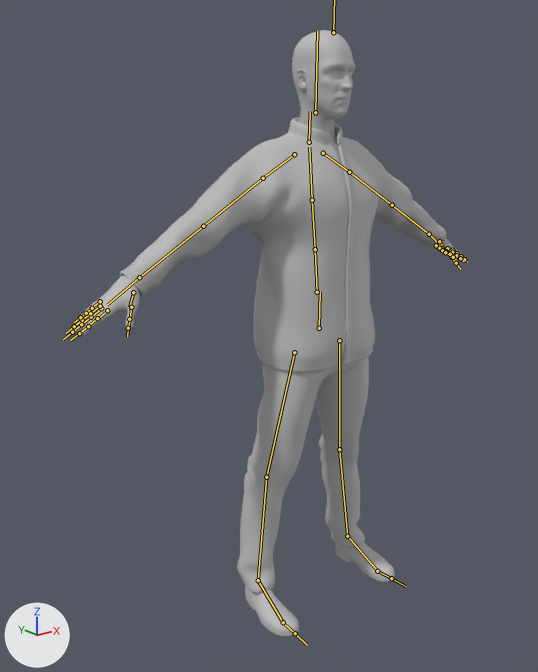
Two versions of the FBX model Assets/Models/mr_sun_m_liam/mr_sun_m_liam_pose.fbx, one commit apart.
One viewpoint serves both versions: a camera (50 mm lens) standing at (-1.519, -1.65, 1.629) and looking at (-0.124, 0.094, 0.932). The axes (+X, +Y, +Z) are drawn at lower left. The lights are the same throughout. Both versions are drawn at the pose saved in each file; the numbers are the values there. The bones that bend it are drawn over the model as lines.

The first picture shows 'body', 'button', 'jacket', 'loafers', 'pants', 'zipper'.
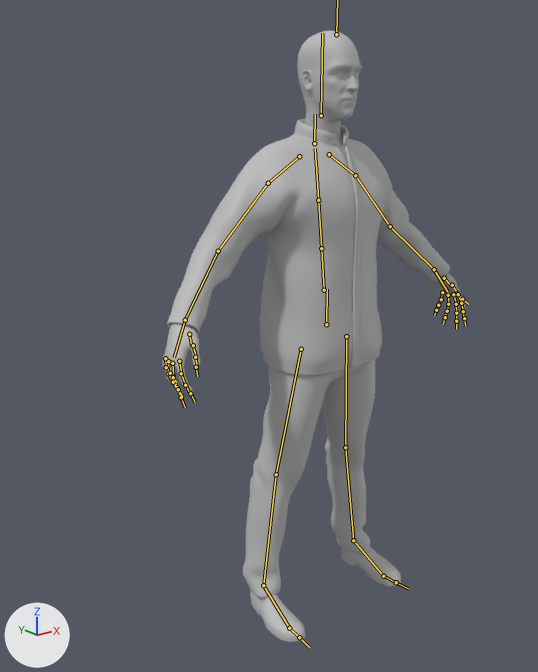
What the commit changed:
Bone 'mixamorig:Hips' (bone_mixamorig_hips) moves from (-0.1, 0.3, -2.9) to (0.0, 0.0, 0.0).
Bone 'mixamorig:LeftShoulder' (bone_mixamorig_leftshoulder) turns from (-3, 0, 0) to (0, 0, 0) degrees about its own x, y and z.
Bone 'mixamorig:LeftArm' (bone_mixamorig_leftarm) turns from (-13, 0, 2) to (0, 0, 0) degrees about its own x, y and z.
Bone 'mixamorig:LeftForeArm' (bone_mixamorig_leftforearm) turns from (-2, 0, -17) to (0, 0, 0) degrees about its own x, y and z.
Bone 'mixamorig:LeftHand' (bone_mixamorig_lefthand) turns from (-8, 5, -2) to (0, 0, 0) degrees about its own x, y and z.
Bone 'mixamorig:LeftHandThumb1' (bone_mixamorig_lefthandthumb1) turns from (18, 2, -2) to (0, 0, 0) degrees about its own x, y and z.
Bone 'mixamorig:LeftHandThumb2' (bone_mixamorig_lefthandthumb2) turns from (-11, 2, 11) to (0, 0, 0) degrees about its own x, y and z.
Bone 'mixamorig:LeftHandIndex1' (bone_mixamorig_lefthandindex1) turns from (-27, 0, -7) to (0, 0, 0) degrees about its own x, y and z.
Bone 'mixamorig:LeftHandIndex2' (bone_mixamorig_lefthandindex2) turns from (-15, -1, -5) to (0, 0, 0) degrees about its own x, y and z.
Bone 'mixamorig:LeftHandMiddle1' (bone_mixamorig_lefthandmiddle1) turns from (-26, 2, 3) to (0, 0, 0) degrees about its own x, y and z.
Bone 'mixamorig:LeftHandMiddle2' (bone_mixamorig_lefthandmiddle2) turns from (-16, -1, -4) to (0, 0, 0) degrees about its own x, y and z.
Bone 'mixamorig:LeftHandRing1' (bone_mixamorig_lefthandring1) turns from (-29, 5, 14) to (0, 0, 0) degrees about its own x, y and z.
Bone 'mixamorig:LeftHandRing2' (bone_mixamorig_lefthandring2) turns from (-30, -1, -3) to (0, 0, 0) degrees about its own x, y and z.
Bone 'mixamorig:LeftHandPinky1' (bone_mixamorig_lefthandpinky1) turns from (-34, 8, 27) to (0, 0, 0) degrees about its own x, y and z.
Bone 'mixamorig:LeftHandPinky2' (bone_mixamorig_lefthandpinky2) turns from (-27, 1, 2) to (0, 0, 0) degrees about its own x, y and z.
Bone 'mixamorig:RightShoulder' (bone_mixamorig_rightshoulder) turns from (-3, 0, 0) to (0, 0, 0) degrees about its own x, y and z.
Bone 'mixamorig:RightArm' (bone_mixamorig_rightarm) turns from (-12, 0, -6) to (0, 0, 0) degrees about its own x, y and z.
Bone 'mixamorig:RightForeArm' (bone_mixamorig_rightforearm) turns from (-2, 0, 21) to (0, 0, 0) degrees about its own x, y and z.
Bone 'mixamorig:RightHand' (bone_mixamorig_righthand) turns from (-9, -7, 4) to (0, 0, 0) degrees about its own x, y and z.
Bone 'mixamorig:RightHandThumb1' (bone_mixamorig_righthandthumb1) turns from (16, -3, 1) to (0, 0, 0) degrees about its own x, y and z.
Bone 'mixamorig:RightHandThumb2' (bone_mixamorig_righthandthumb2) turns from (-7, -1, -11) to (0, 0, 0) degrees about its own x, y and z.
Bone 'mixamorig:RightHandIndex1' (bone_mixamorig_righthandindex1) turns from (-27, -1, 4) to (0, 0, 0) degrees about its own x, y and z.
Bone 'mixamorig:RightHandIndex2' (bone_mixamorig_righthandindex2) turns from (-14, 1, 4) to (0, 0, 0) degrees about its own x, y and z.
Bone 'mixamorig:RightHandMiddle1' (bone_mixamorig_righthandmiddle1) turns from (-27, -2, -5) to (0, 0, 0) degrees about its own x, y and z.
Bone 'mixamorig:RightHandMiddle2' (bone_mixamorig_righthandmiddle2) turns from (-16, 1, 3) to (0, 0, 0) degrees about its own x, y and z.
Bone 'mixamorig:RightHandRing1' (bone_mixamorig_righthandring1) turns from (-26, -4, -16) to (0, 0, 0) degrees about its own x, y and z.
Bone 'mixamorig:RightHandRing2' (bone_mixamorig_righthandring2) turns from (-32, 1, 2) to (0, 0, 0) degrees about its own x, y and z.
Bone 'mixamorig:RightHandPinky1' (bone_mixamorig_righthandpinky1) turns from (-33, -8, -29) to (0, 0, 0) degrees about its own x, y and z.
Bone 'mixamorig:RightHandPinky2' (bone_mixamorig_righthandpinky2) turns from (-28, -1, -2) to (0, 0, 0) degrees about its own x, y and z.

Where the change shows, as pixel boxes [x1, y1, x2, y2] in the pictures (538 x 672 px):
'jacket', posed (13% narrower): before [120, 118, 446, 373]; after [167, 119, 450, 376]
'pants', posed: before [237, 356, 369, 593]; after [243, 360, 375, 598]
'body', posed (23% narrower): before [72, 30, 465, 599]; after [162, 31, 466, 605]
'loafers', posed: before [245, 542, 395, 636]; after [250, 546, 401, 642]
bone 'mixamorig:Hips', root to tip: before (319, 328) to (320, 292); after (326, 324) to (327, 289)
bone 'mixamorig:LeftShoulder', root to tip: before (323, 153) to (349, 172); after (329, 154) to (355, 175)
bone 'mixamorig:LeftArm', root to tip: before (349, 172) to (392, 205); after (355, 175) to (390, 226)
bone 'mixamorig:LeftForeArm', root to tip: before (392, 205) to (429, 234); after (390, 226) to (434, 269)
bone 'mixamorig:LeftHand', root to tip: before (429, 234) to (442, 248); after (434, 269) to (448, 292)
bone 'mixamorig:LeftHandThumb1', root to tip: before (439, 241) to (445, 250); after (444, 278) to (451, 286)
bone 'mixamorig:LeftHandThumb2', root to tip: before (446, 250) to (452, 257); after (452, 285) to (457, 293)
bone 'mixamorig:LeftHandIndex1', root to tip: before (452, 250) to (457, 253); after (458, 294) to (461, 303)
bone 'mixamorig:LeftHandIndex2', root to tip: before (457, 253) to (461, 256); after (461, 303) to (463, 311)
bone 'mixamorig:LeftHandMiddle1', root to tip: before (447, 248) to (452, 252); after (453, 294) to (456, 304)
bone 'mixamorig:LeftHandMiddle2', root to tip: before (452, 252) to (456, 255); after (456, 304) to (456, 313)
bone 'mixamorig:LeftHandRing1', root to tip: before (441, 248) to (446, 251); after (448, 295) to (449, 304)
bone 'mixamorig:LeftHandRing2', root to tip: before (446, 251) to (449, 254); after (448, 304) to (447, 311)
bone 'mixamorig:LeftHandPinky1', root to tip: before (436, 245) to (439, 248); after (442, 292) to (441, 299)
bone 'mixamorig:LeftHandPinky2', root to tip: before (439, 248) to (442, 250); after (441, 299) to (438, 305)
bone 'mixamorig:RightShoulder', root to tip: before (294, 154) to (263, 178); after (299, 156) to (268, 183)
bone 'mixamorig:RightArm', root to tip: before (263, 178) to (203, 226); after (268, 183) to (218, 251)
bone 'mixamorig:RightForeArm', root to tip: before (203, 226) to (139, 277); after (218, 251) to (185, 320)
bone 'mixamorig:RightHand', root to tip: before (139, 277) to (107, 305); after (185, 320) to (174, 357)
bone 'mixamorig:RightHandThumb1', root to tip: before (133, 292) to (129, 307); after (189, 334) to (191, 346)
bone 'mixamorig:RightHandThumb2', root to tip: before (131, 307) to (130, 318); after (193, 345) to (196, 356)
bone 'mixamorig:RightHandIndex1', root to tip: before (107, 310) to (98, 319); after (179, 361) to (181, 373)
bone 'mixamorig:RightHandIndex2', root to tip: before (97, 318) to (88, 326); after (181, 373) to (185, 385)
bone 'mixamorig:RightHandMiddle1', root to tip: before (101, 308) to (91, 317); after (172, 363) to (173, 376)
bone 'mixamorig:RightHandMiddle2', root to tip: before (91, 317) to (81, 324); after (173, 376) to (177, 387)
bone 'mixamorig:RightHandRing1', root to tip: before (100, 306) to (90, 313); after (168, 361) to (168, 373)
bone 'mixamorig:RightHandRing2', root to tip: before (90, 313) to (82, 320); after (168, 373) to (173, 382)
bone 'mixamorig:RightHandPinky1', root to tip: before (100, 301) to (92, 307); after (165, 358) to (166, 367)
bone 'mixamorig:RightHandPinky2', root to tip: before (92, 308) to (86, 313); after (166, 367) to (170, 373)
